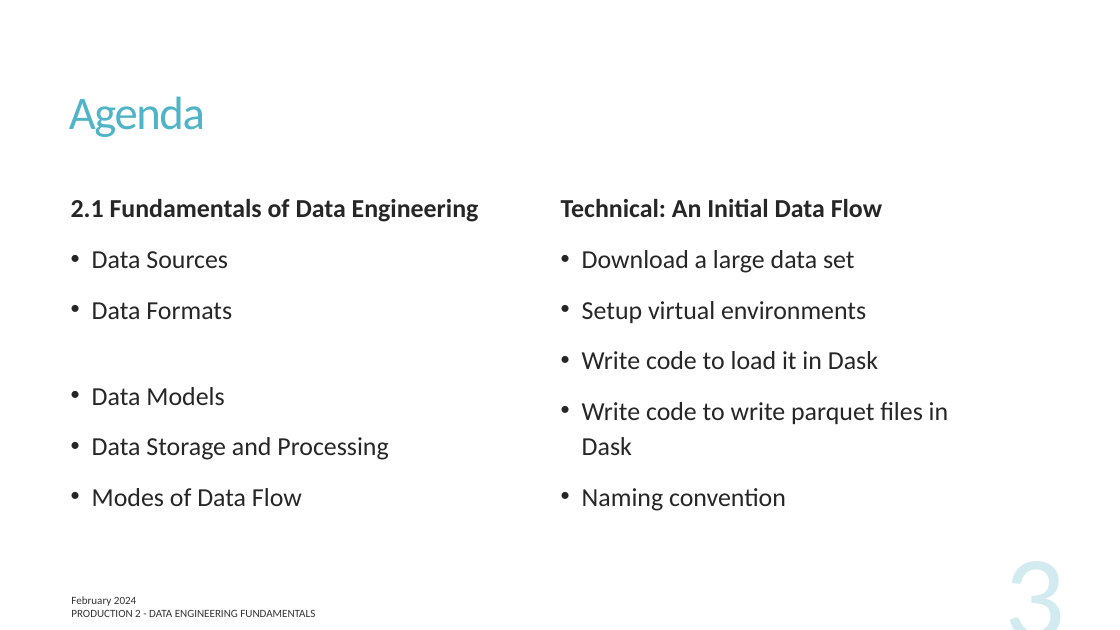
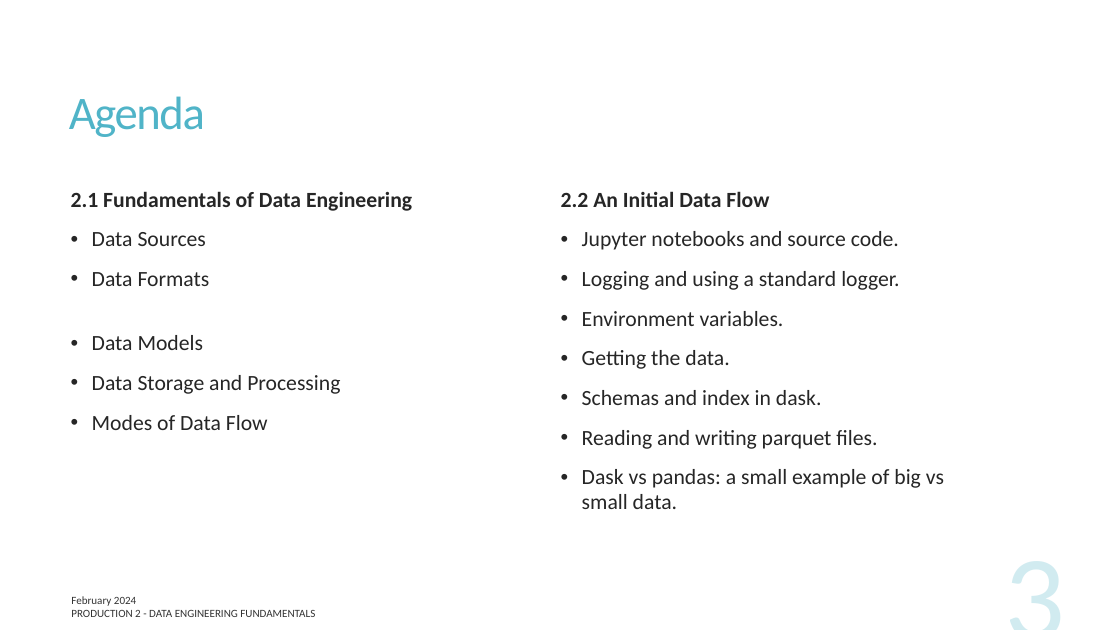
Before and after one commit to UofT-DSI/production, a slide deck: slide 3 of lessons/part_2/production_2.pptx. Drawn at 1120x630 pixels with LibreOffice and Linux fonts; fonts in the diff are those of the drawing. Boxes give left, top, right and bottom in pixels: in the first picture for what was removed or moved away, otherwise in the second. Text is boxed around its words. In the diff, an @@ line names an element or a change of style, - is before the commit and + after.

```diff
--- a/lessons/part_2/production_2.pptx
+++ b/lessons/part_2/production_2.pptx
@@ text "2.1 Fundamentals of Data Engineering" at (x1=71, y1=191, x2=412, y2=430): size 22.2 to 18.6 pt; line spacing 1.14 to 0.94 @@
@@ text at (x1=561, y1=191, x2=944, y2=509): text changed; size 22.2 to 18.6 pt @@
-Technical: An Initial Data Flow
-• Download a large data set
-• Setup virtual environments
-• Write code to load it in Dask
-• Write code to write parquet files in Dask
-• Naming convention
+2.2 An Initial Data Flow
+• Jupyter notebooks and source code.
+• Logging and using a standard logger.
+• Environment variables.
+• Getting the data.
+• Schemas and index in dask.
+• Reading and writing parquet files.
+• Dask vs pandas: a small example of big vs small data.
```
Also in this commit, not shown: 5 other slides changed, 11 other files.
